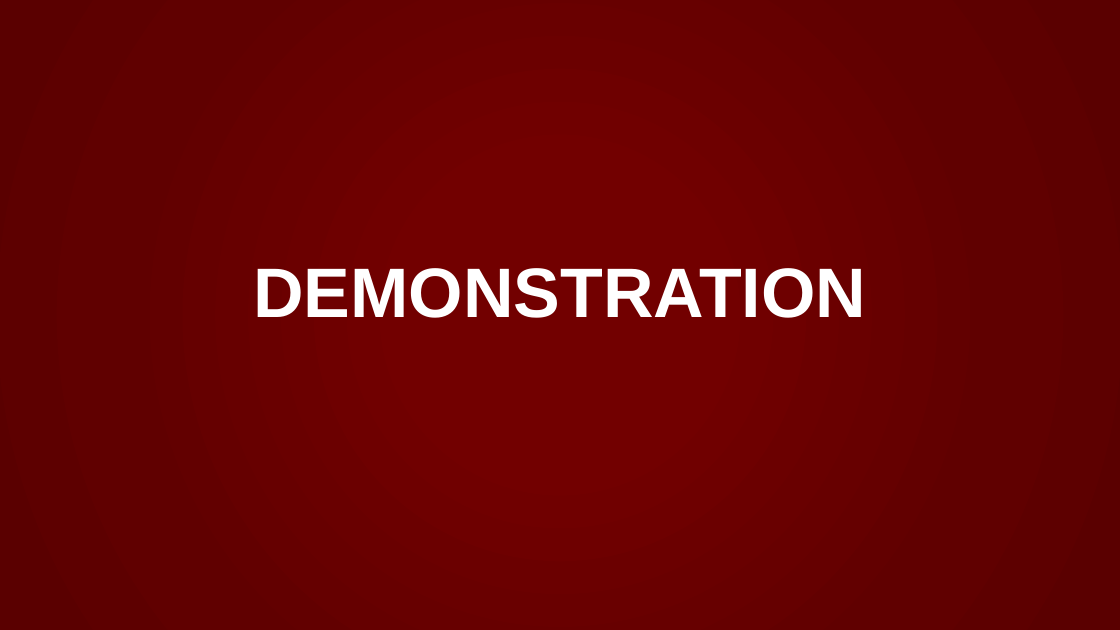
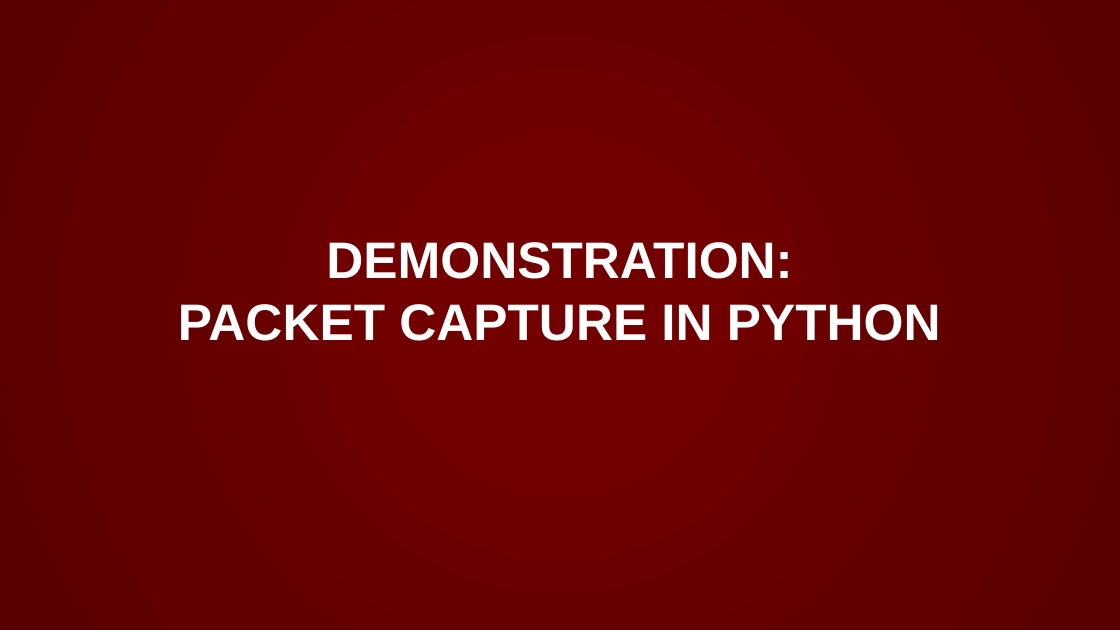
Before and after one commit to noise-lab/ML-Cybersecurity, a slide deck: slide 18 of module-2/ppt/2.2-Measurement.pptx (slide 20 before the commit). Drawn at 1120x630 pixels with LibreOffice and Linux fonts; fonts in the diff are those of the drawing; background and template pictures are left out. Boxes give left, top, right and bottom in pixels: in the first picture for what was removed or moved away, otherwise in the second. Text is boxed around its words. In the diff, an @@ line names an element or a change of style, - is before the commit and + after.

```diff
--- a/module-2/ppt/2.2-Measurement.pptx
+++ b/module-2/ppt/2.2-Measurement.pptx
@@ title at (x1=178, y1=242, x2=941, y2=341): text changed; size 60 to 44 pt @@
-DEMONSTRATION
+DEMONSTRATION:
+PACKET CAPTURE IN PYTHON
```
Also in this commit, not shown: 8 other slides changed, 1 slide added, 3 slides removed, 5 other files.
